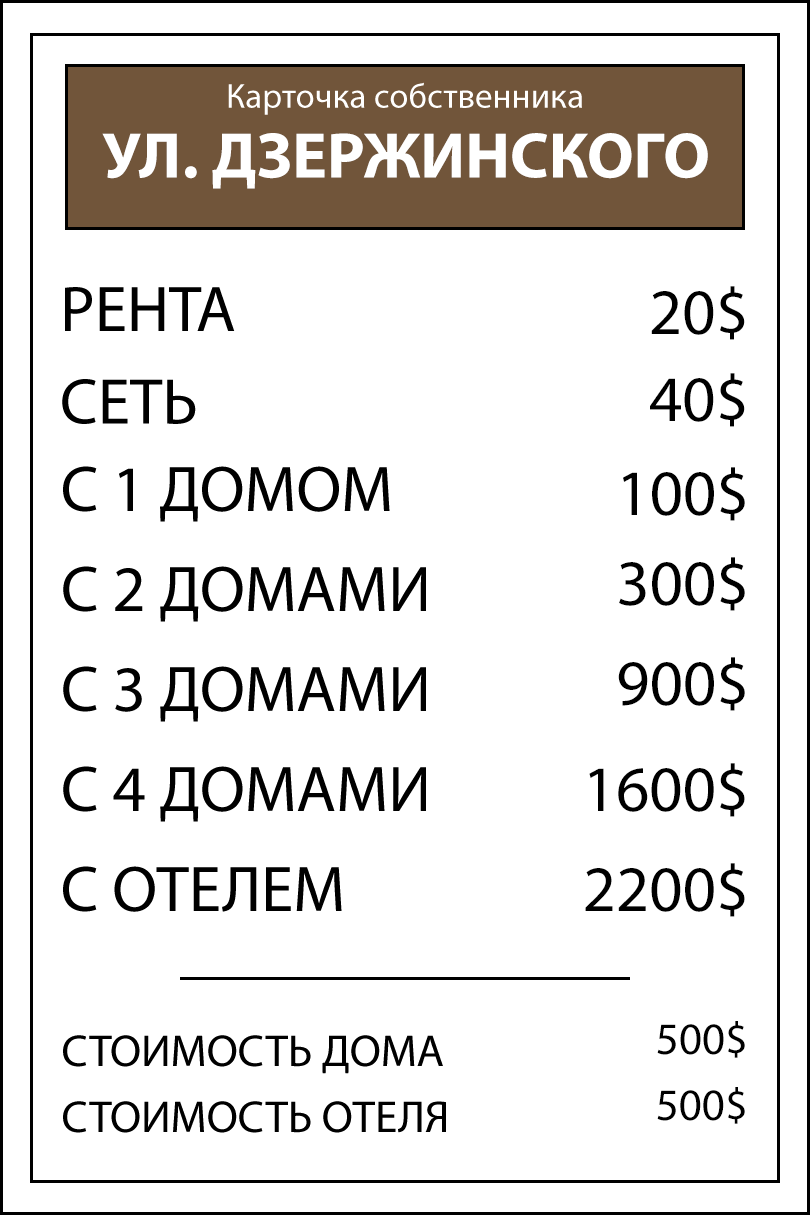
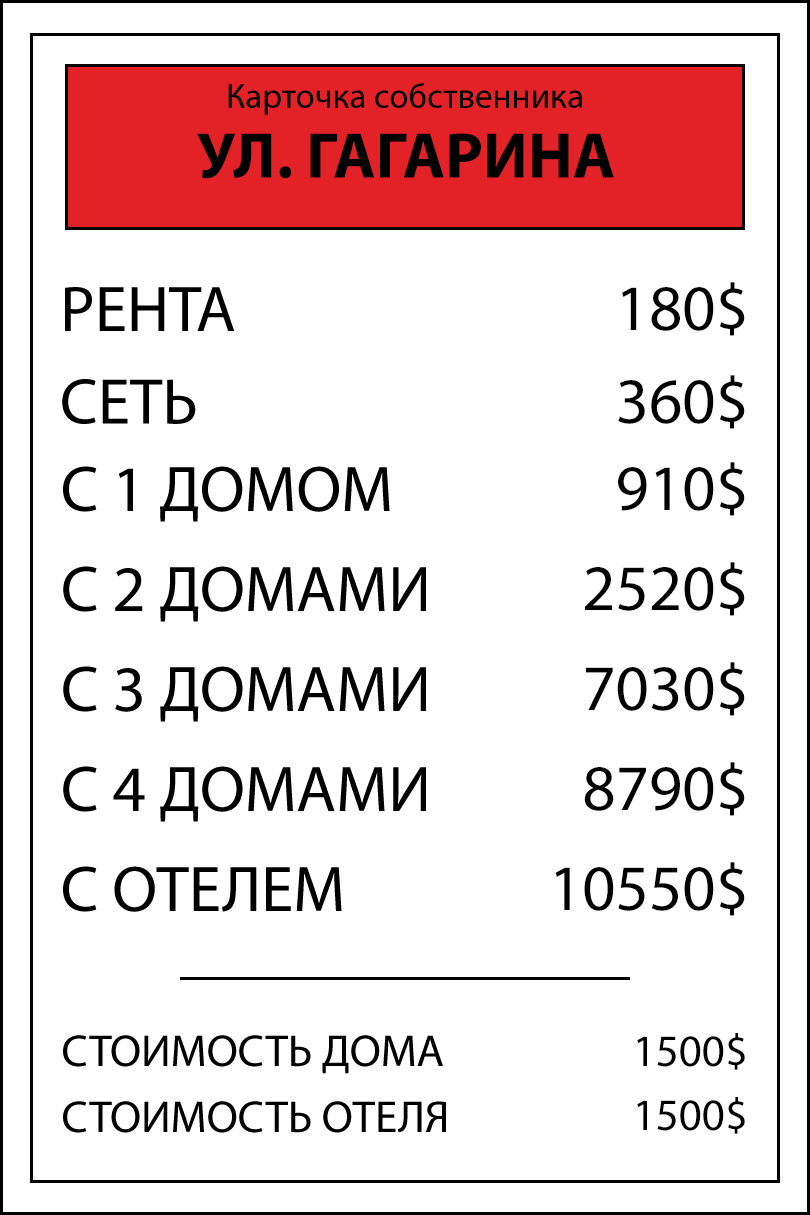
Layer changes from the first 810×1215 image to the second:
painted on "Название улицы" over [102, 133, 708, 189]
painted on "Цвет" over [68, 67, 742, 227]
painted on "ст_отеля" over [637, 1087, 745, 1134]
painted on "ст_дома" over [637, 1021, 745, 1070]
painted on "1_отель" over [555, 862, 745, 917]
painted on "4_дома" over [584, 762, 745, 817]
painted on "3_дома" over [586, 657, 745, 716]
painted on "2_дома" over [585, 557, 745, 616]
painted on "1_дом" over [618, 462, 745, 521]
painted on "Сеть" over [618, 373, 745, 429]
painted on "Рента" over [622, 282, 745, 340]
